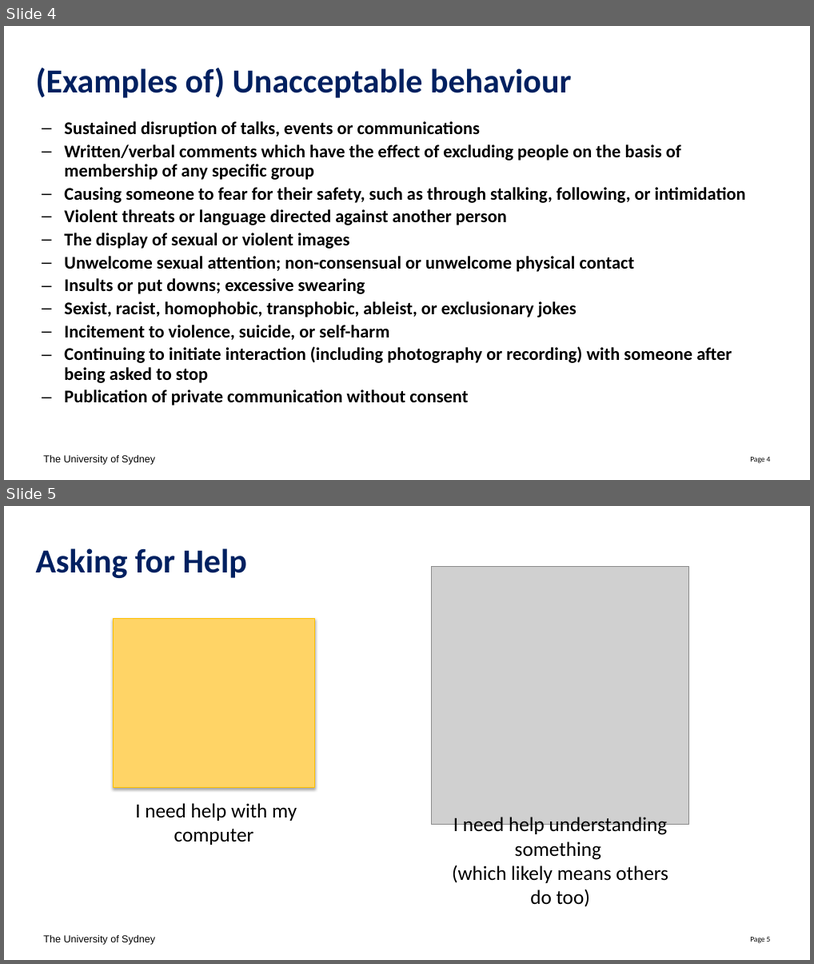
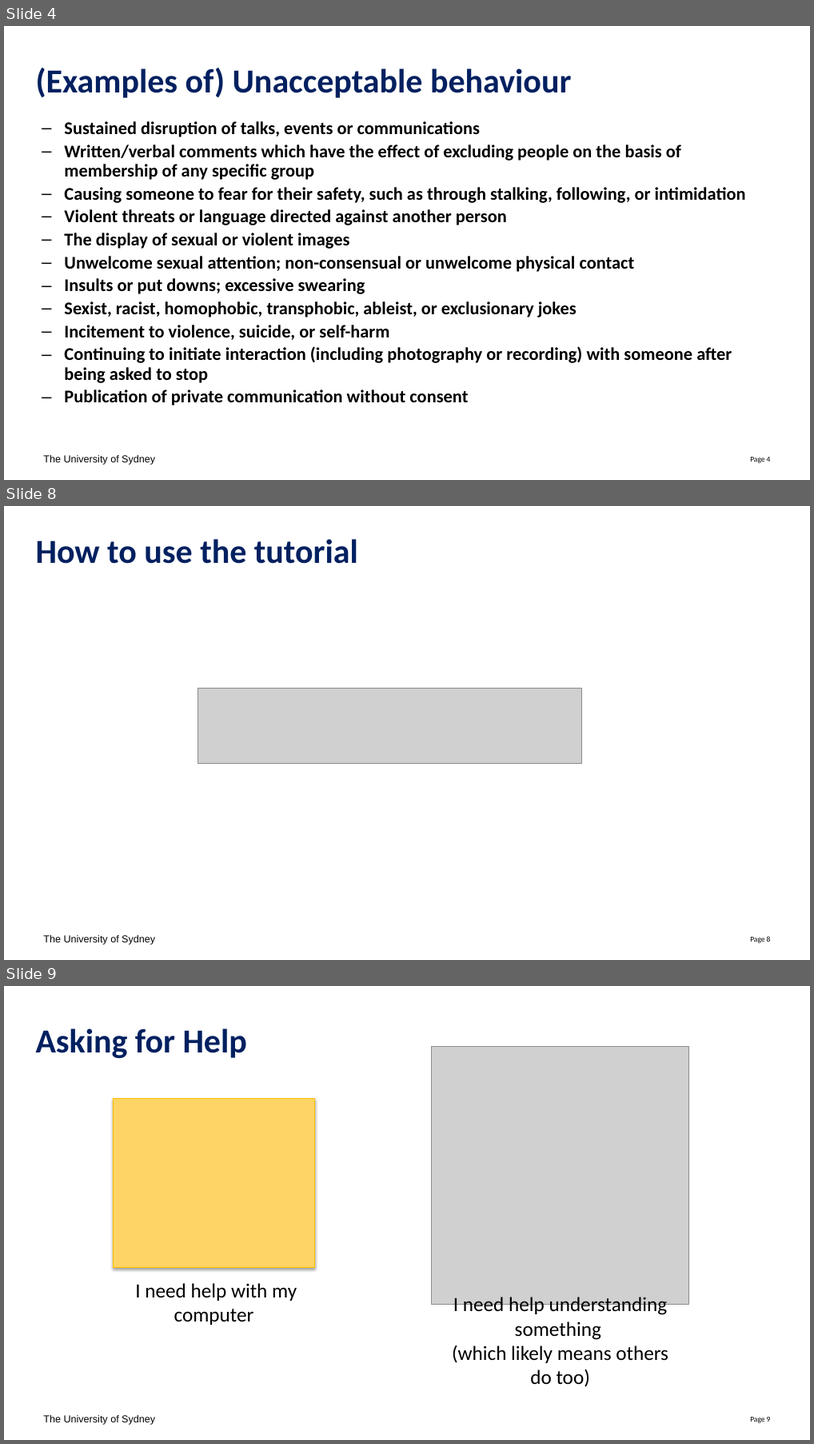
Before and after one commit to Sydney-Informatics-Hub/Module3R, a slide deck: slides/Module3R.pptx. Shown one above the other, each under a label of ours: slides 4 and 5 before the commit, slides 4, 8 and 9 after it; the slides between them are not shown. The pictures are 814x964 and 814x1444 pixels, drawn with LibreOffice and Linux fonts; fonts in the diff are those of the drawing; grey boxes stand for pictures. Boxes give left, top, right and bottom in pixels: in the first picture for what was removed or moved away, otherwise in the second. Text is boxed around its words. In the diff, an @@ line names an element or a change of style, - is before the commit and + after.

```diff
--- a/slides/Module3R.pptx
+++ b/slides/Module3R.pptx
@@ slide 8 added at box(4, 506, 810, 960), background #FFFFFF; not listed: 2 template elements that a slide beside it also shows @@
@@ title added at box(36, 539, 358, 564), 40 pt, text #002060, bold @@
+How to use the tutorial
@@ picture added at box(198, 688, 582, 763) @@
@@ what was slide 5 is now slide 9 @@
```
Also in this commit, not shown: 2 slides changed, 3 other slides added, 2 other files.
